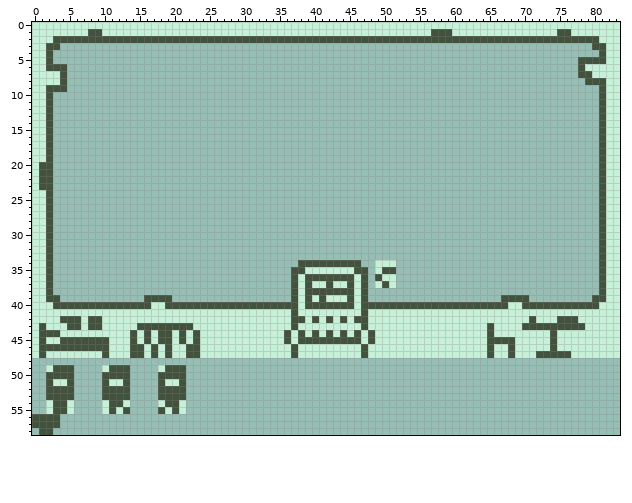
Sprite sheet: asset-bundles/spritesheet.png. Above: the version before the commit.
The file is 84x59 pixels.
Now the later version:
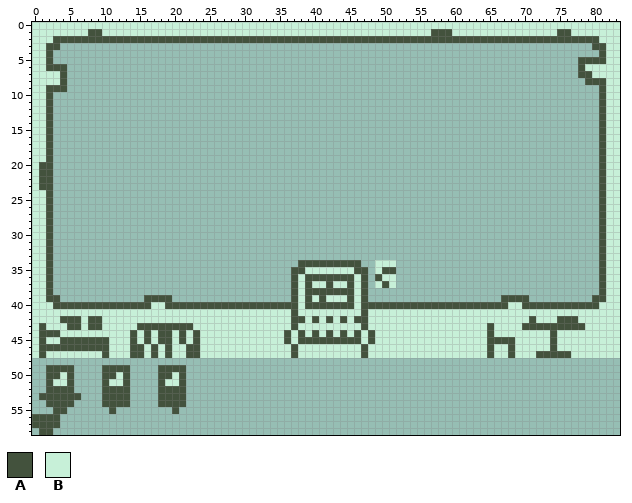
Palette (. is transparent): A #43523d  B #c7f0d8
Difference:
Changed rows in their new state; - is an unchanged pixel.
first column x 1:
49 -A-------A-------A---
50 ---B-------B-------B-
53 A----A---------------
54 -A--A----A--A----A--A
55 -.--.----.-..----..-.
Boxes around the changes in both pictures, in picture pixels (x1, y1, x2, y2):
changed: (39, 365, 130, 414)
changed: (158, 365, 179, 379)
changed: (158, 400, 186, 414)
